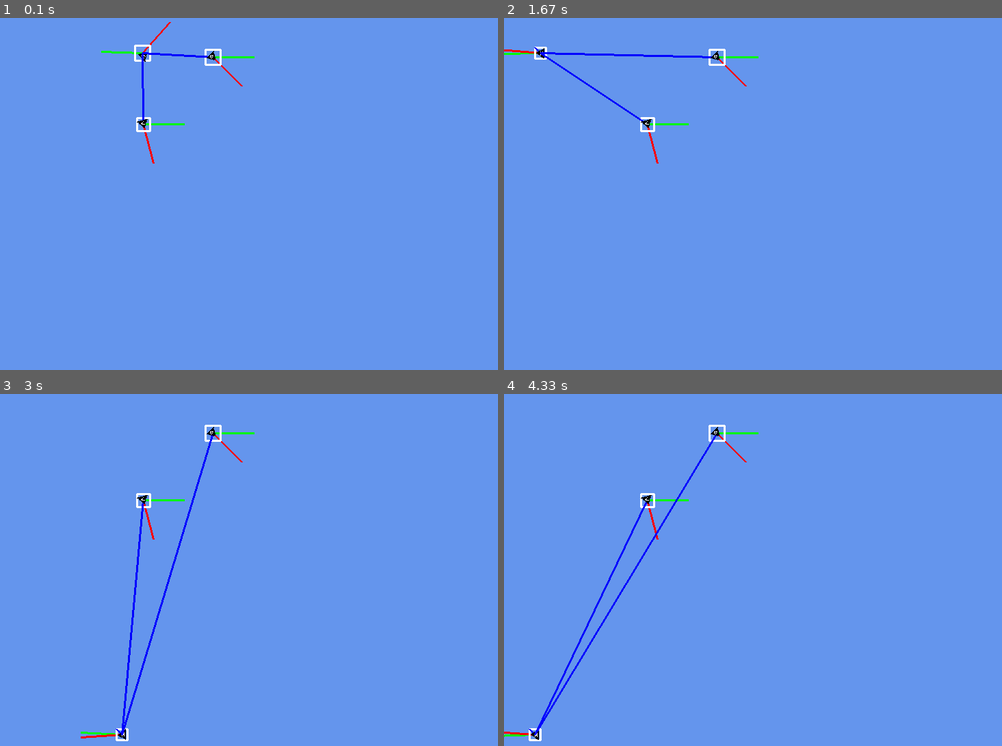
Above: before the commit, frames 1-4 (two rows, left to right).
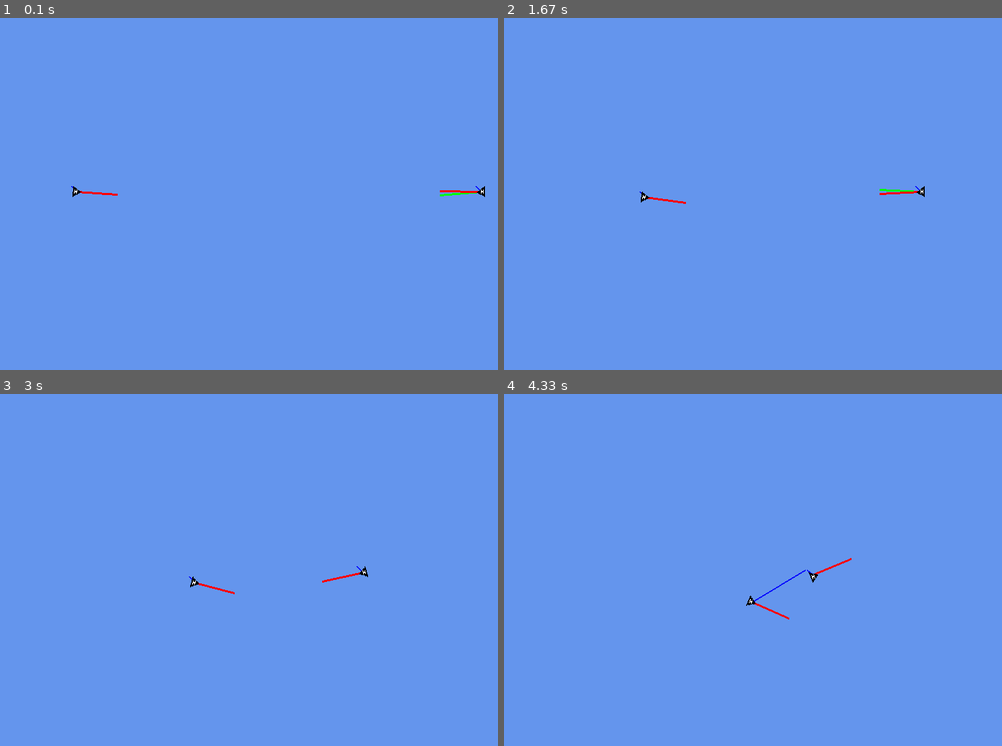
Above: after the commit, the same moments.

Repository: Rernokk/Spring2018
Game: pygame game, started from Python/MovingAgentsAssignment/MovingAgentsAssignment/main.py
Two runs of this game, one before a commit and one after it. Both use one fixed random seed, a clock stepped at 60 frames per second and the inputs below.
Inputs:
- Up to frame 1 (0.1 s): no input
- Up to frame 2 (1.67 s): no input
- Up to frame 3 (3 s): no input
- Up to frame 4 (4.33 s): no input

The runs differ from the first frame. In frame 1, 0.8% of the frame differs, in the area x 14-98%, y 1-51%; in frame 2, 1.0%; in frame 3, 1.2%, in the area x 16-74%, y 8-99%; in frame 4, 1.2%.

Commit message:
Dumb Python AI stuff.

Diff:
--- a/Python/MovingAgentsAssignment/MovingAgentsAssignment/Enemy.py
+++ b/Python/MovingAgentsAssignment/MovingAgentsAssignment/Enemy.py
@@ -4,12 +4,12 @@
 from pygame import *
 from Vector import *
 
-CONST_VAL = 100
+CONST_VAL = 200
 
 class Enemy(object):
     """Character Object Base"""
     position = Vector(0,0)
-    velocity = Vector(1,0)
+    velocity = Vector(0,0)
     angAccel = 0
     angVel = 0
     size = 0
@@ -20,6 +20,10 @@
     sprite = pygame.Surface((100,100))
     original_Sprite = 0
     orientation = 0
+    targetPosition = Vector(0,0)
+
+    maxSpeed = 5
+    maxPred = 3
 
     def __init__(self, size, position, velocity, orientation, angAccel, angVel):
         self.position = position
@@ -42,15 +46,11 @@
         self.drawRect.center = (x,y)
         pygame.draw.line(screen, (0, 255, 0), self.drawRect.center, self.drawRect.center + pygame.math.Vector2(self.velocity.normalize().x, self.velocity.normalize().y) * 60, 3)
         pygame.draw.line(screen, (255, 0, 0), self.drawRect.center, self.drawRect.center + pygame.math.Vector2(self.velocity.ghostRotation(self.orientation).normalize().x, self.velocity.ghostRotation(self.orientation).normalize().y) * 60, 3)
-        pygame.draw.line(screen, (255, 255, 255), self.drawRect.topleft, self.drawRect.topright, 3)
-        pygame.draw.line(screen, (255, 255, 255), self.drawRect.topleft, self.drawRect.bottomleft, 3)
-        pygame.draw.line(screen, (255, 255, 255), self.drawRect.bottomright, self.drawRect.topright, 3)
-        pygame.draw.line(screen, (255, 255, 255), self.drawRect.bottomleft, self.drawRect.bottomright, 3)
-
-        if (type(self.target) == Vector):
-            pygame.draw.line(screen, (0, 0, 255), self.drawRect.center, pygame.math.Vector2(self.target.x, self.target.y), 3)
-        else:
-            pygame.draw.line(screen, (0, 0, 255), self.drawRect.center, self.target.drawRect.center, 3)
+
+        if (type(self.targetPosition) == Vector):
+            pygame.draw.line(screen, (0, 0, 255), self.drawRect.center, pygame.math.Vector2(self.targetPosition.x, self.targetPosition.y), 2)
+        elif (isinstance(self.targetPosition, Enemy)):
+            pygame.draw.line(screen, (0, 0, 255), self.drawRect.center, self.target.drawRect.center, 2)
 
         screen.blit(self.sprite, (self.position.x, self.position.y))
 
@@ -112,35 +112,38 @@
     def __init__(self, size, position, velocity, orientation, angAccel, angVel):
         spr = pygame.image.load("Humanoid.png")
         self.original_Sprite = spr.convert_alpha()
-        self.target = 0
+        self.target = self.position
+        self.maxSpeed = 1
         Enemy.__init__(self, size, position, velocity, orientation, 0, 0)
 
     def update(self, step):
-        if (isinstance(self.target, Enemy)):
-            self.orientation = self.velocity.angleBetween((self.position - self.target.position).normalize())
-        elif (type(self.target) == Vector):
-            self.orientation = self.velocity.angleBetween((self.position - self.target).normalize())
-
         if (self.target is not None and (type(self.target) == Vector or isinstance(self.target, Enemy))):
             if (self.behaviourState == "Wander"):
-                if (self.selfRotDelay > 30):
-                    self.orientation += random.uniform(-1.0, 1.0) * 12
-                    self.selfRotDelay = 0
-                else:
-                    self.selfRotDelay+=1
-                self.velocity.rotate(self.orientation)
-                self.target = self.position + (self.velocity.normalize() * step)
-                self.seek(self.target, step)
+                self.wander(step)
             elif (self.behaviourState == "Seek"):
                 self.seek(self.target, step)
+            elif (self.behaviourState == "Pursue"):
+                print("Pursue")
+                self.pursue(self.target, step)
             elif (self.behaviourState == "Evade"):
                 print("Evading")
             elif(self.behaviourState == "Flee"):
                 #print("Flee")
                 self.flee(self.target, step)
 
+    def wander(self, step):
+        if (self.selfRotDelay > 3):
+            self.orientation = (self.orientation + random.uniform(-1.0, 1.0) * 6)
+            self.selfRotDelay = 0
+        else:
+            self.selfRotDelay+=1
+        self.velocity.rotate(self.orientation)
+        self.target = self.position + (self.velocity.normalize())
+        self.targetPosition = self.target
+        self.seek(self.target, step)
+
     def seek(self, target, step):
-        self.target = target
+        #self.target = target
         if (isinstance(target, Enemy)):
             if (self.position.distance(target.position) < 10):
                 self.position = target.position
@@ -148,8 +151,9 @@
             elif(self.position.distance(target.position) > CONST_VAL):
                 self.behaviourState = "Wander"
             else:
-                self.velocity.rotate(self.orientation)
-                self.position += self.velocity.normalize() * step
+                self.orientation = self.position.angleBetween(target.position)
+                self.velocity = target.position - self.position
+                self.position += self.velocity.normalize() * step * self.maxSpeed
         elif(type(target) == Vector):
             if (self.position.distance(target) < 10):
                 self.position = target
@@ -158,7 +162,7 @@
                 self.behaviourState = "Wander"
             else:
                 self.velocity.rotate(self.orientation)
-                self.position += self.velocity.normalize() * step
+                self.position += self.velocity.normalize() * step * self.maxSpeed
         else:
             print("Invalid Target")
 
@@ -168,31 +172,54 @@
                 self.behaviourState = "Wander"
             else:
                 self.velocity.rotate(self.orientation)
-                self.position += self.velocity.normalize() * step
+                self.position += self.velocity.normalize() * step * self.maxSpeed
         elif (isinstance(target, Enemy)):
             if (self.position.distance(target.position) > CONST_VAL):
                 self.behaviourState = "Wander"
             else:
                 #self.velocity.rotate(self.orientation)
                 self.velocity = self.position - target.position
-                self.position += self.velocity.normalize() * step
+                self.position += self.velocity.normalize() * step * self.maxSpeed
+                self.orientation = self.velocity.calculateVectorAngle()
         else:
             print("Invalid Target")
 
+    def pursue(self, target, step):
+        dir = target.position - self.position
+        dst = dir.length()
+        spd = self.maxSpeed
+        prediction = 0
+        if (spd <= dst/self.maxPred):
+            prediction = self.maxPred
+        else:
+            prediction = dst/spd
+        self.targetPosition = target.position + (target.velocity * prediction)
+        self.seek(target.position + (target.velocity * prediction), step)
+
+        if (self.position.distance(target.position) > 100):
+            self.behaviourState = "Wander"
+
     def registerUnitInRange(self, unit, style):
-        if (style is "Fight"):
-            if (type(self.target) is Vector):
-                if (type(unit) == Humanoid):
-                    self.target = unit
-                    print("Humanoid: Vehicle in range, seeking")
-                elif (type(unit) == Gunship):
-                    self.target = unit
-                    print("Humanoid: Gunship in range, pursuing")
-        elif (style is "Flight"):
-            if (type(self.target) is Vector):
-                self.target = unit
-                self.behaviourState = "Flee"
-                print(str(type(self)) + " is fleeing from " + str(type(unit)))
+        if (self.behaviourState == "Wander"):
+            if (style is "Fight"):
+                if (type(self.target) is Vector):
+                    if (type(unit) == Vehicle):
+                        self.target = unit
+                        print("Humanoid: Vehicle in range, seeking")
+                    elif (type(unit) == Gunship):
+                        self.target = unit
+                        print("Humanoid: Gunship in range, pursuing")
+                    elif (type(unit) == Humanoid):
+                        self.target = unit
+                        if (random.uniform(0, 1) > 1.1):
+                            self.behaviourState = "Seek"
+                        else:
+                            self.behaviourState = "Pursue"
+            elif (style is "Flight"):
+                if (type(self.target) is Vector): #and type(unit) is not Humanoid):
+                    self.target = unit
+                    self.behaviourState = "Flee"
+            print(self.behaviourState)
 
 class Vehicle(Enemy):
     def __init__(self, size, position, velocity, orientation, angAccel, angVel):
--- a/Python/MovingAgentsAssignment/MovingAgentsAssignment/main.py
+++ b/Python/MovingAgentsAssignment/MovingAgentsAssignment/main.py
@@ -8,12 +8,18 @@
 pygame.init()
 screen = pygame.display.set_mode((800,600))
 done = False
-Enemies = [Humanoid(16, Vector(200,100), Vector(1,0), 15, 0, 0)
-           ,Vehicle(16, Vector(200, 200), Vector(1,0), 75, 45, 45)
-           ,Gunship(16, Vector(300, 100), Vector(1,0), 45, 45, 45)
+Enemies =  [#Humanoid(16, Vector(random.uniform(16 * 2, 800 - (16 * 2)), random.uniform(16 * 2, 600 - (16 * 2))), Vector(random.uniform(-10, 10),random.uniform(-10, 10)), random.uniform(-180, 180), 0, 0)
+           Humanoid(16, Vector(100, 300), Vector(1,0), 0, 0, 0)
+           ,Humanoid(16, Vector(700, 300), Vector(1,0), 180,0, 0)
+           #,Humanoid(16, Vector(random.uniform(16 * 2, 800 - (16 * 2)), random.uniform(16 * 2, 600 - (16 * 2))), Vector(random.uniform(-10, 10),random.uniform(-10, 10)), random.uniform(-180, 180), 0, 0)
+           #,Humanoid(16, Vector(random.uniform(16 * 2, 800 - (16 * 2)), random.uniform(16 * 2, 600 - (16 * 2))), Vector(random.uniform(-10, 10),random.uniform(-10, 10)), random.uniform(-180, 180), 0, 0)
+           #,Humanoid(16, Vector(random.uniform(16 * 2, 800 - (16 * 2)), random.uniform(16 * 2, 600 - (16 * 2))), Vector(random.uniform(-10, 10),random.uniform(-10, 10)), random.uniform(-180, 180), 0, 0)
+           #,Humanoid(16, Vector(random.uniform(16 * 2, 800 - (16 * 2)), random.uniform(16 * 2, 600 - (16 * 2))), Vector(random.uniform(-10, 10),random.uniform(-10, 10)), random.uniform(-180, 180), 0, 0)
+           #,Vehicle(16, Vector(200, 200), Vector(1,0), 75, 45, 45)
+           #,Gunship(16, Vector(300, 100), Vector(1,0), 45, 45, 45)
            ]
 
-Enemies[0].seek(Vector(300, 100), 1)
+#Enemies[0].seek(Vector(300, 100), 1)
 
 clock = time.Clock()
 while not done:
